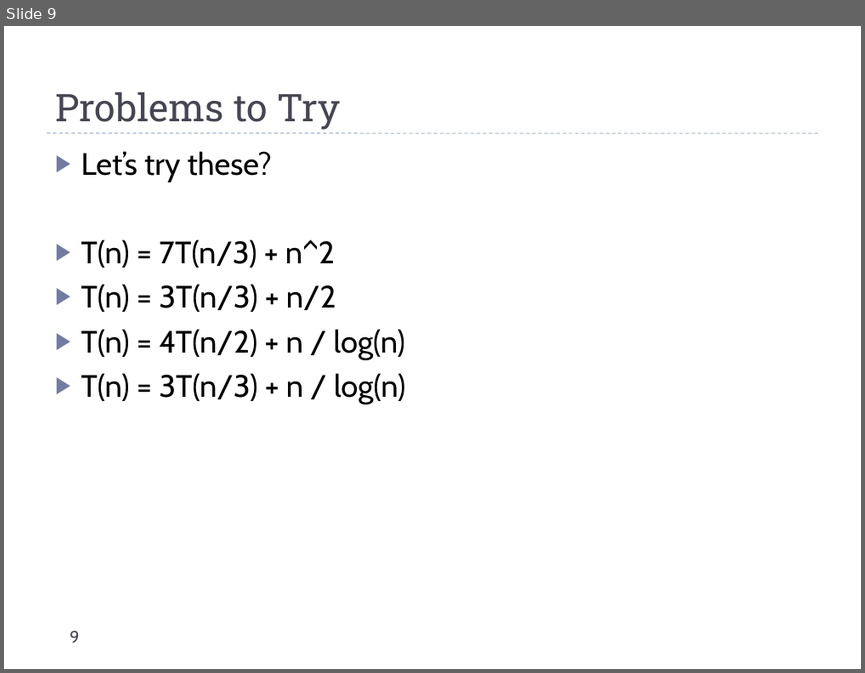
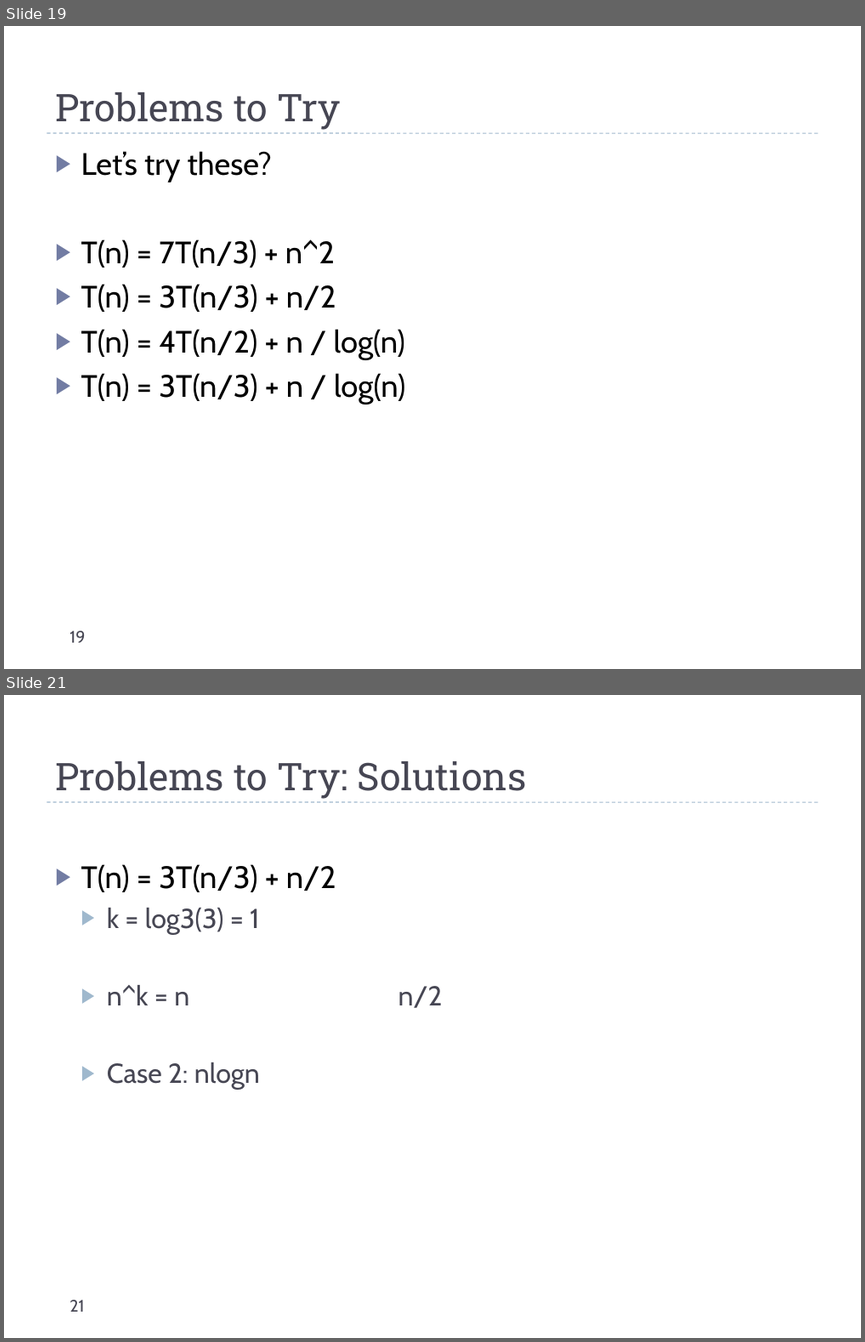
Before and after one commit to uva-cs/cs4102-f21, a slide deck: slides/recurrences_live.pptx. Shown one above the other, each under a label of ours: slide 9 before the commit, slides 19 and 21 after it; the slides between them are not shown. The pictures are 865x673 and 865x1342 pixels, drawn with LibreOffice and Linux fonts; fonts in the diff are those of the drawing. Boxes give left, top, right and bottom in pixels: in the first picture for what was removed or moved away, otherwise in the second. Text is boxed around its words. In the diff, an @@ line names an element or a change of style, - is before the commit and + after.

```diff
--- a/slides/recurrences_live.pptx
+++ b/slides/recurrences_live.pptx
@@ slide 21 added at [4,695,861,1338], background #FFFFFF; not listed: 1 template element that a slide beside it also shows @@
@@ title added at [55,761,526,799], 32 pt, text #464653 @@
+Problems to Try: Solutions
@@ text added at [81,864,336,1089], 23 pt, text #464653 @@
+▶ T(n) = 3T(n/3) + n/2
+  ▶ k = log3(3) = 1
+  ▶ n^k = n n/2
+  ▶ Case 2: nlogn
@@ page number added at [69,1299,84,1311], 14 pt, text #464653 @@
+21
@@ what was slide 9 is now slide 19 @@
@@ page number at [69,630,85,642]: text changed @@
-9
+19
```
Also in this commit, not shown: 3 slides changed, 12 other slides added, 1 slide removed, 1 other file.
